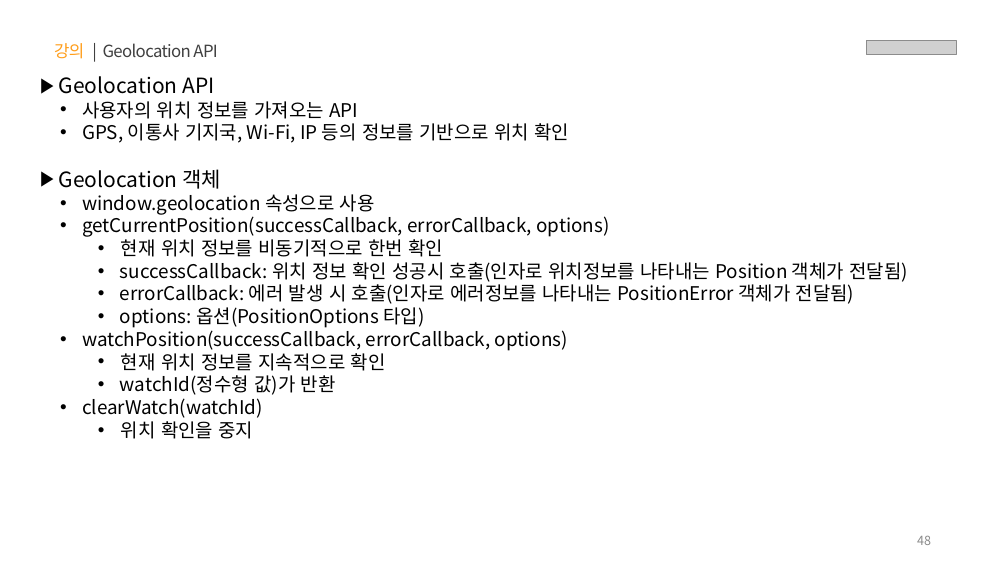
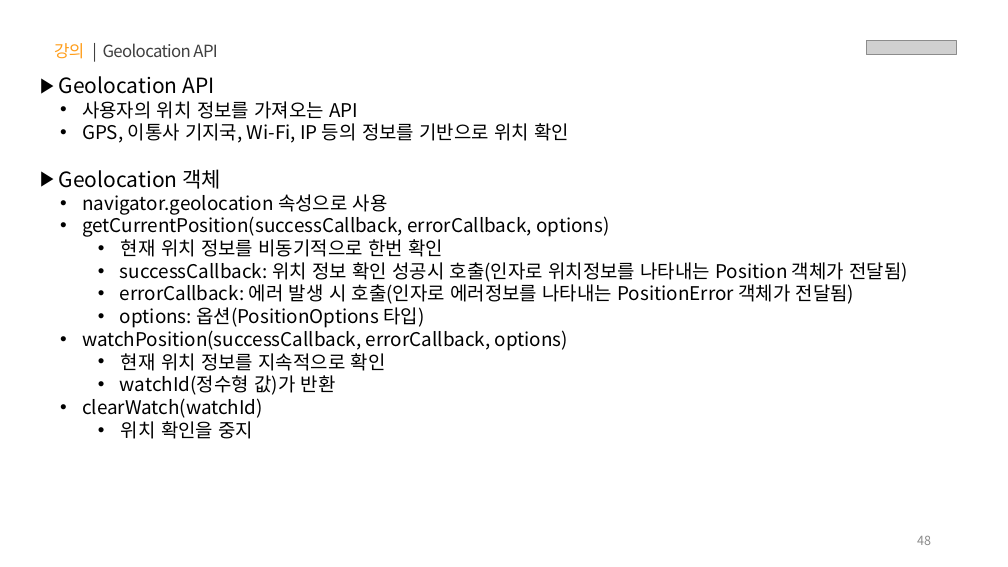
Before and after one commit to yebin-jeong/learn-js, a slide deck: slide 48 of PPT/05.자바스크립트 - 클라이언트 사이드(Event, DOM, Ajax, Web APIs).pptx. Drawn at 1008x567 pixels with LibreOffice and Linux fonts; fonts in the diff are those of the drawing; grey boxes stand for pictures. Boxes give left, top, right and bottom in pixels: in the first picture for what was removed or moved away, otherwise in the second. Text is boxed around its words. In the diff, an @@ line names an element or a change of style, - is before the commit and + after.

```diff
--- a/PPT/05.자바스크립트 - 클라이언트 사이드(Event, DOM, Ajax, Web APIs).pptx
+++ b/PPT/05.자바스크립트 - 클라이언트 사이드(Event, DOM, Ajax, Web APIs).pptx
@@ text at [82,194,388,215]: text changed @@
-  • window.geolocation 속성으로 사용
+  • navigator.geolocation 속성으로 사용
```
Also in this commit, not shown: 2 other files.
